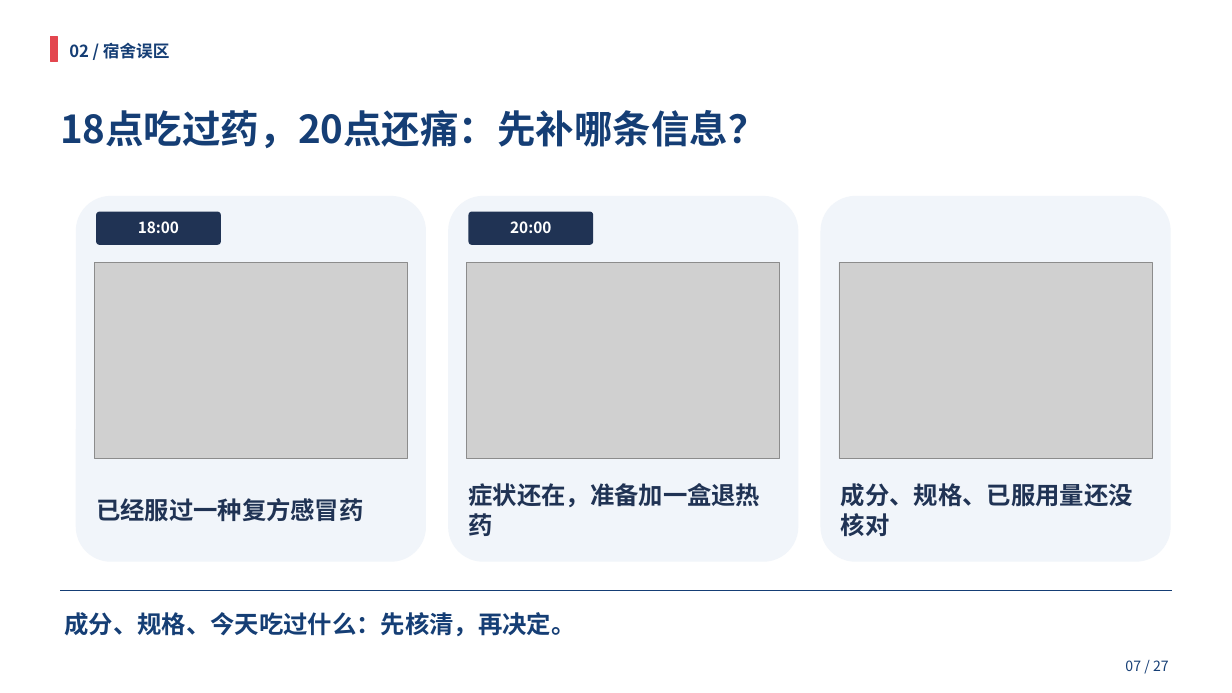
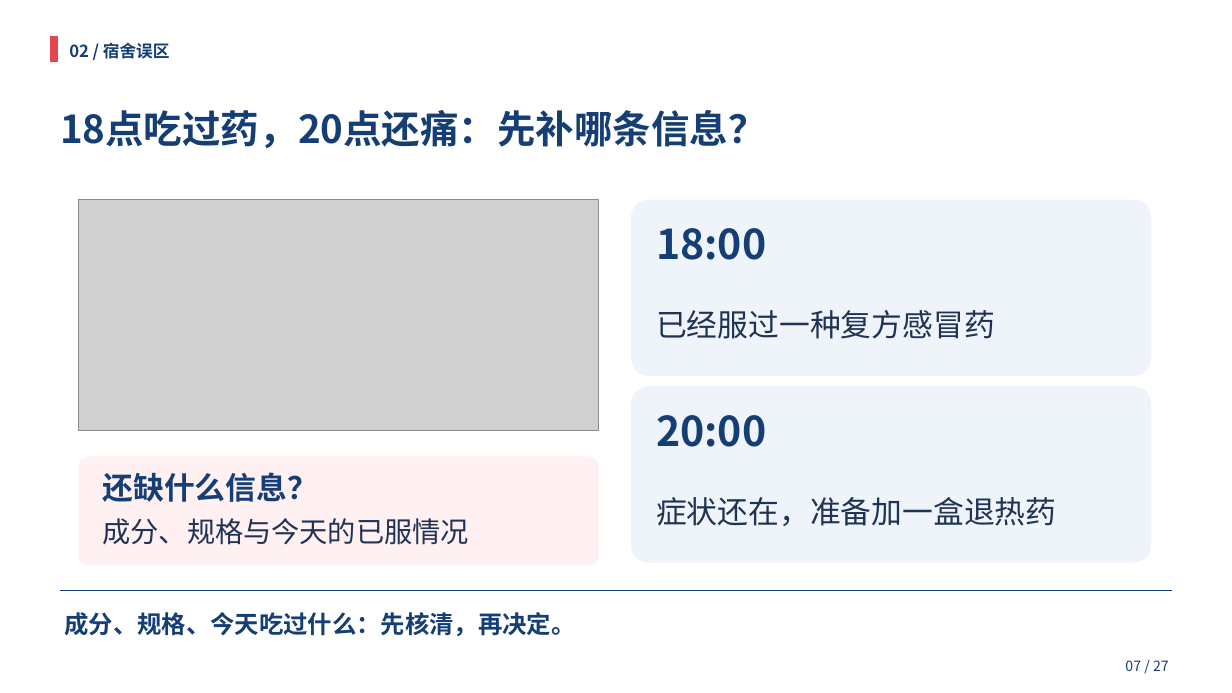
Before and after one commit to HOU-snowyfly/PPTbuilder, a slide deck: slide 7 of 交付文件/合理用药_双人35分钟.pptx. Drawn at 1232x693 pixels with LibreOffice and Linux fonts; fonts in the diff are those of the drawing; grey boxes stand for pictures. Boxes give left, top, right and bottom in pixels: in the first picture for what was removed or moved away, otherwise in the second. Text is boxed around its words. In the diff, an @@ line names an element or a change of style, - is before the commit and + after.

```diff
--- a/交付文件/合理用药_双人35分钟.pptx
+++ b/交付文件/合理用药_双人35分钟.pptx
@@ rounded rectangle removed at (76, 196, 426, 562) @@
@@ picture added at (79, 200, 599, 431) @@
@@ rounded rectangle removed at (448, 196, 799, 562) @@
@@ rounded rectangle added at (631, 200, 1152, 376), fill #EEF4FA @@
@@ rounded rectangle removed at (821, 196, 1171, 562) @@
@@ rounded rectangle removed at (469, 212, 593, 245) @@
@@ text "18:00": place and size @@
-text "18:00" at (138, 221, 179, 233)
+text "18:00" at (656, 228, 766, 260)
@@ text "18:00" at (656, 228, 766, 260): size 12 to 32 pt, text colour #FFFFFF to #153E75; alignment centre to left @@
@@ picture removed at (94, 262, 408, 458) @@
@@ picture removed at (467, 262, 780, 458) @@
@@ picture removed at (839, 262, 1153, 458) @@
@@ text "已经服过一种复方感冒药" at (656, 310, 995, 339): size 19 to 24 pt, bold off @@
@@ text "已经服过一种复方感冒药": place and size @@
-text "已经服过一种复方感冒药" at (96, 498, 364, 521)
+text "已经服过一种复方感冒药" at (656, 310, 995, 339)
@@ rounded rectangle added at (631, 386, 1152, 563), fill #EEF4FA @@
@@ text "20:00" at (656, 415, 766, 447): size 12 to 32 pt, text colour #FFFFFF to #153E75; alignment centre to left @@
@@ text "20:00": place and size @@
-text "20:00" at (510, 221, 551, 233)
+text "20:00" at (656, 415, 766, 447)
@@ rounded rectangle: place and size @@
-rounded rectangle at (96, 212, 221, 245)
+rounded rectangle at (79, 457, 599, 566)
@@ rounded rectangle at (79, 457, 599, 566): fill #203354 to #FFF0F1 @@
@@ text added at (103, 472, 319, 502), 24 pt, text #153E75, bold @@
+还缺什么信息？
@@ text "症状还在，准备加一盒退热药": place and size @@
-text "症状还在，准备加一盒退热药" at (468, 483, 760, 536)
+text "症状还在，准备加一盒退热药" at (656, 497, 1056, 526)
@@ text "症状还在，准备加一盒退热药" at (656, 497, 1056, 526): size 19 to 24 pt, bold off @@
@@ text removed at (841, 483, 1133, 536) @@
-成分、规格、已服用量还没核对
@@ text added at (103, 518, 469, 545), 22 pt, text #203354 @@
+成分、规格与今天的已服情况
```
Also in this commit, not shown: 22 other slides changed, 1 slide added, 1 other file.
